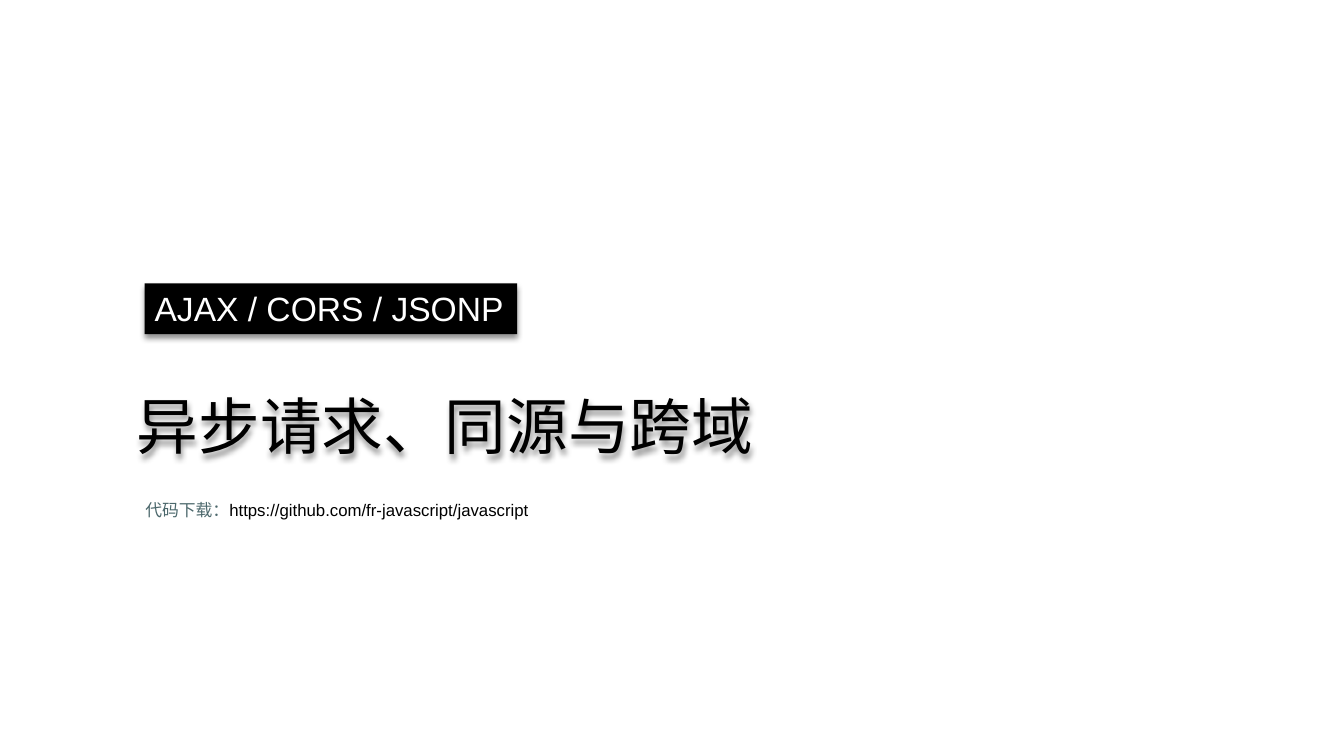
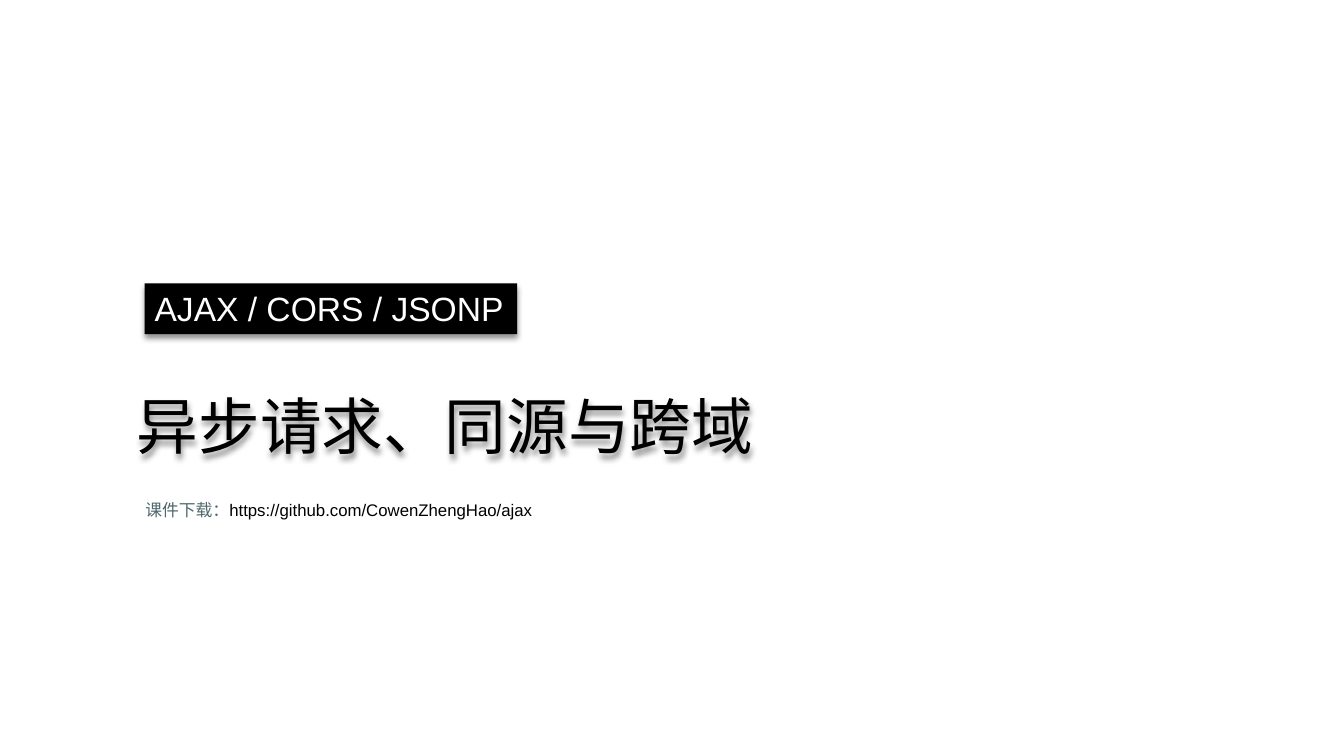
Before and after one commit to CowenZhengHao/ajax, a slide deck: slide 1 of 课件.pptx. Drawn at 1344x756 pixels with LibreOffice and Linux fonts; fonts in the diff are those of the drawing; background and template pictures are left out. Boxes give left, top, right and bottom in pixels: in the first picture for what was removed or moved away, otherwise in the second. Text is boxed around its words. In the diff, an @@ line names an element or a change of style, - is before the commit and + after.

Commit message:
课件

```diff
--- a/课件.pptx
+++ b/课件.pptx
@@ text at (x1=145, y1=502, x2=532, y2=520): text changed @@
-代码下载：https://github.com/fr-javascript/javascript
+课件下载：https://github.com/CowenZhengHao/ajax
```
Also in this commit, not shown: 5 other slides changed, 1 slide added, 1 slide removed.
